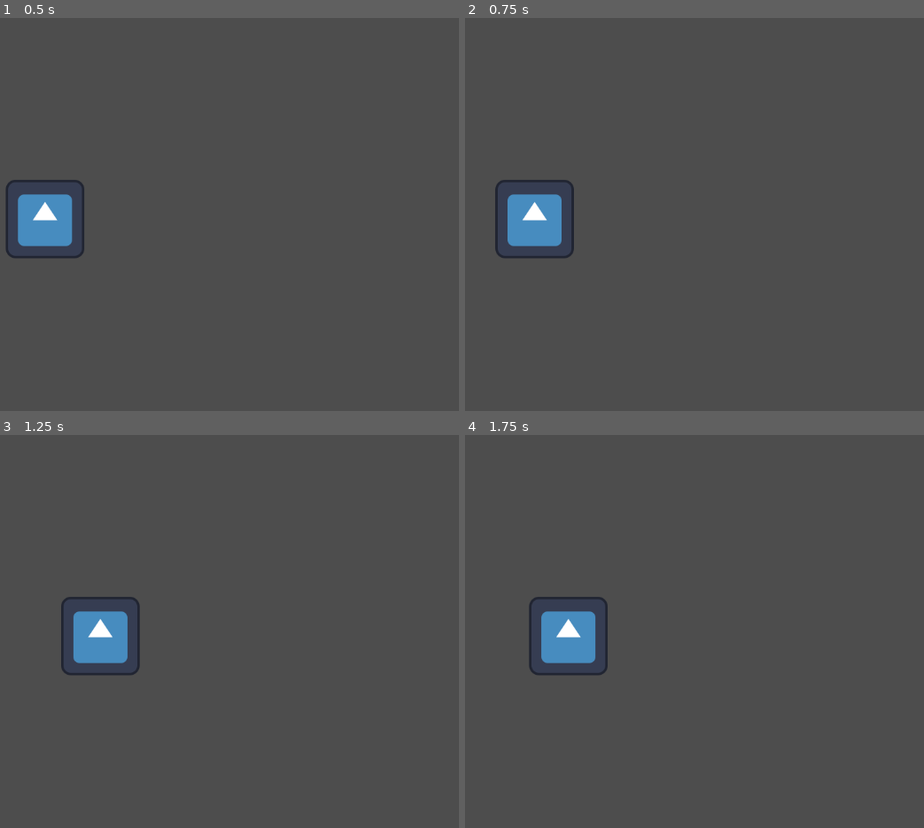
Above: before the commit, frames 1-4 (two rows, left to right).
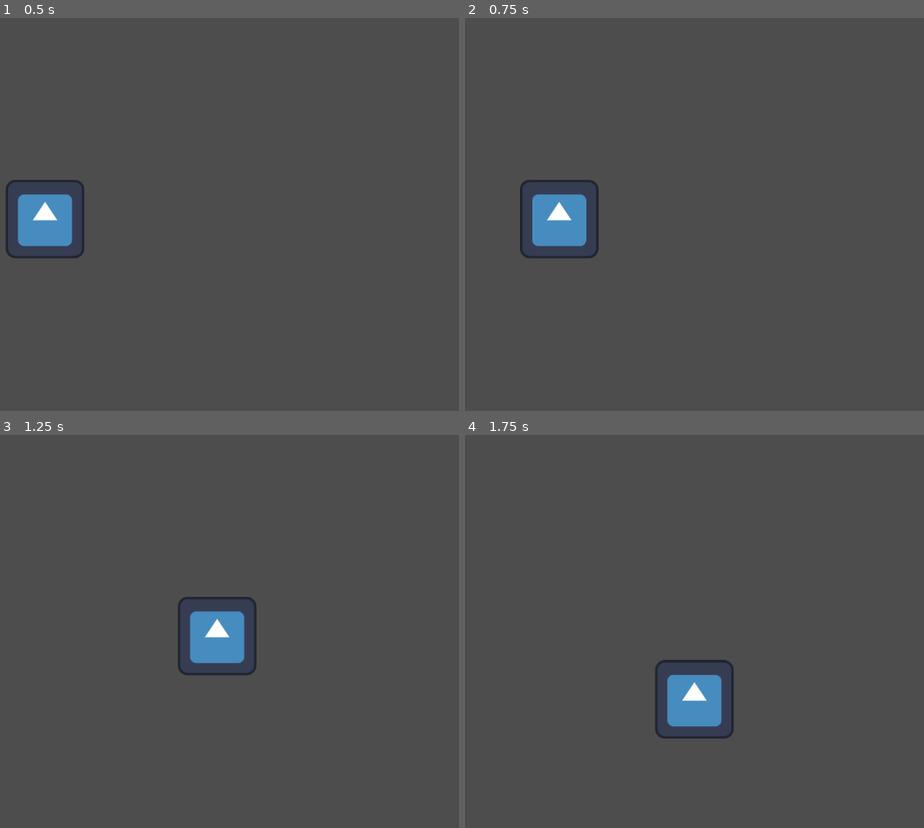
Above: after the commit, the same moments.

Repository: Prajith121/VideoGame
Game: Godot game, scene res://Player/player.tscn
Two runs of this game, one before a commit and one after it. Both use one fixed random seed, a clock stepped at 60 frames per second and the inputs below. Before the commit the project starts from res://player.tscn. The engine's default icon, where the game draws it, is replaced by a stand-in: a white triangle on a blue panel in a dark square.
Inputs (mouse positions are in pixels of both pictures, inside the frame that each line leads up to):
- Up to frame 1 (0.5 s): no input
- Up to frame 2 (0.75 s): tap Enter at 0.5 s; move the mouse to (832, 190) at 0.52 s; hold Right (ui_right) from 0.53 s (still down); hold Ctrl (SPRINT, bound only after the commit) from 0.53 s (still down); click (832, 190) at 0.67 s
- Up to frame 3 (1.25 s): keep holding Right (ui_right); keep holding Ctrl (SPRINT, bound only after the commit)
- Up to frame 4 (1.75 s): move the mouse to (533, 647) at 1.27 s; release Right (ui_right) at 1.28 s; release Ctrl (SPRINT, bound only after the commit) at 1.28 s; hold S (ui_down, bound only after the commit) from 1.28 s (still down); tap Ctrl (SPRINT, bound only after the commit) at 1.35 s; click (533, 647) at 1.42 s

Frame 1 is identical in both runs. In frame 2, 2.1% of the frame differs, in the area x 6-30%, y 41-62%; in frame 3, 4.0%; in frame 4, 4.0%, in the area x 13-59%, y 41-78%.

Commit message:
Added Docs cleaned up stuff increased move speed

Diff:
--- a/CharacterBody2D.gd
+++ b/Player/CharacterBody2D.gd
@@ -1,14 +1,16 @@
 extends CharacterBody2D
 
 
-const SPEED = 100.0
+const SPEED = 200.0
 const SPRINTSPEED = 400.0
 var SPRINTTIME = 200
 var CANSPRINT = true
-var mouse_left_down: bool = false
+
 func _physics_process(delta):
+
 	# Get the input direction and handle the movement/deceleration.
 	# As good practice, you should replace UI actions with custom gameplay actions.
+	var mouse_left_down: bool = Input.is_action_pressed("SPRINT")
 	var direction_x = Input.get_axis("ui_left", "ui_right")
 	var direction_y = Input.get_axis("ui_up", "ui_down")
 	if mouse_left_down:
@@ -27,20 +29,13 @@
 	v.y = y
 	return (v.normalized() * SPEED)
 
-func _input( event ):
-	if event is InputEventMouseButton:
-		if event.button_index == 1 and event.is_pressed():
-			mouse_left_down = true
-		elif event.button_index == 1 and not event.is_pressed():
-			mouse_left_down = false
-
 
 func _on_sprint_timer_timeout():
 	CANSPRINT = false
-	$Timer.start(-1)
+	$SprintStopTimer.start(-1)
 	$SprintTimer.stop()
 
-func _on_timer_timeout():
+func _on_sprint_stop_timer_timeout():
 	CANSPRINT = true
 	$SprintTimer.start(-1)
-	$Timer.stop()
+	$SprintStopTimer.stop()
--- a/player.tscn
+++ b/Player/player.tscn
@@ -1,7 +1,7 @@
-[gd_scene load_steps=4 format=3 uid="uid://dyiaui4csgey6"]
+[gd_scene load_steps=4 format=3 uid="uid://v7vnhixbm8if"]
 
-[ext_resource type="Script" path="res://CharacterBody2D.gd" id="1_8ek0h"]
-[ext_resource type="Texture2D" uid="uid://b6cajxerevw5t" path="res://icon.svg" id="2_43yhj"]
+[ext_resource type="Script" path="res://Player/CharacterBody2D.gd" id="1_y6tb1"]
+[ext_resource type="Texture2D" uid="uid://b6cajxerevw5t" path="res://icon.svg" id="2_2rob6"]
 
 [sub_resource type="RectangleShape2D" id="RectangleShape2D_i72xf"]
 size = Vector2(131, 128)
@@ -9,11 +9,11 @@
 [node name="Player" type="Node2D"]
 
 [node name="CharacterBody2D" type="CharacterBody2D" parent="."]
-script = ExtResource("1_8ek0h")
+script = ExtResource("1_y6tb1")
 
 [node name="Icon" type="Sprite2D" parent="CharacterBody2D"]
 position = Vector2(304, 335)
-texture = ExtResource("2_43yhj")
+texture = ExtResource("2_2rob6")
 
 [node name="CollisionShape2D" type="CollisionShape2D" parent="CharacterBody2D"]
 position = Vector2(304.5, 336)
@@ -25,8 +25,8 @@
 one_shot = true
 autostart = true
 
-[node name="Timer" type="Timer" parent="CharacterBody2D"]
+[node name="SprintStopTimer" type="Timer" parent="CharacterBody2D"]
 wait_time = 5.0
 
 [connection signal="timeout" from="CharacterBody2D/SprintTimer" to="CharacterBody2D" method="_on_sprint_timer_timeout"]
-[connection signal="timeout" from="CharacterBody2D/Timer" to="CharacterBody2D" method="_on_timer_timeout"]
+[connection signal="timeout" from="CharacterBody2D/SprintStopTimer" to="CharacterBody2D" method="_on_sprint_stop_timer_timeout"]
--- a/project.godot
+++ b/project.godot
@@ -11,6 +11,45 @@
 [application]
 
 config/name="game"
-run/main_scene="res://player.tscn"
+run/main_scene="res://Player/player.tscn"
 config/features=PackedStringArray("4.2", "Forward Plus")
 config/icon="res://icon.svg"
+
+[input]
+
+ui_left={
+"deadzone": 0.5,
+"events": [Object(InputEventKey,"resource_local_to_scene":false,"resource_name":"","device":0,"window_id":0,"alt_pressed":false,"shift_pressed":false,"ctrl_pressed":false,"meta_pressed":false,"pressed":false,"keycode":4194319,"physical_keycode":0,"key_label":0,"unicode":0,"echo":false,"script":null)
+, Object(InputEventJoypadButton,"resource_local_to_scene":false,"resource_name":"","device":0,"button_index":13,"pressure":0.0,"pressed":false,"script":null)
+, Object(InputEventJoypadMotion,"resource_local_to_scene":false,"resource_name":"","device":0,"axis":0,"axis_value":-1.0,"script":null)
+, Object(InputEventKey,"resource_local_to_scene":false,"resource_name":"","device":-1,"window_id":0,"alt_pressed":false,"shift_pressed":false,"ctrl_pressed":false,"meta_pressed":false,"pressed":false,"keycode":0,"physical_keycode":65,"key_label":0,"unicode":97,"echo":false,"script":null)
+]
+}
+ui_right={
+"deadzone": 0.5,
+"events": [Object(InputEventKey,"resource_local_to_scene":false,"resource_name":"","device":0,"window_id":0,"alt_pressed":false,"shift_pressed":false,"ctrl_pressed":false,"meta_pressed":false,"pressed":false,"keycode":4194321,"physical_keycode":0,"key_label":0,"unicode":0,"echo":false,"script":null)
+, Object(InputEventJoypadButton,"resource_local_to_scene":false,"resource_name":"","device":0,"button_index":14,"pressure":0.0,"pressed":false,"script":null)
+, Object(InputEventJoypadMotion,"resource_local_to_scene":false,"resource_name":"","device":0,"axis":0,"axis_value":1.0,"script":null)
+, Object(InputEventKey,"resource_local_to_scene":false,"resource_name":"","device":-1,"window_id":0,"alt_pressed":false,"shift_pressed":false,"ctrl_pressed":false,"meta_pressed":false,"pressed":false,"keycode":0,"physical_keycode":68,"key_label":0,"unicode":100,"echo":false,"script":null)
+]
+}
+ui_up={
+"deadzone": 0.5,
+"events": [Object(InputEventKey,"resource_local_to_scene":false,"resource_name":"","device":0,"window_id":0,"alt_pressed":false,"shift_pressed":false,"ctrl_pressed":false,"meta_pressed":false,"pressed":false,"keycode":4194320,"physical_keycode":0,"key_label":0,"unicode":0,"echo":false,"script":null)
+, Object(InputEventJoypadButton,"resource_local_to_scene":false,"resource_name":"","device":0,"button_index":11,"pressure":0.0,"pressed":false,"script":null)
+, Object(InputEventJoypadMotion,"resource_local_to_scene":false,"resource_name":"","device":0,"axis":1,"axis_value":-1.0,"script":null)
+, Object(InputEventKey,"resource_local_to_scene":false,"resource_name":"","device":-1,"window_id":0,"alt_pressed":false,"shift_pressed":false,"ctrl_pressed":false,"meta_pressed":false,"pressed":false,"keycode":0,"physical_keycode":87,"key_label":0,"unicode":119,"echo":false,"script":null)
+]
+}
+ui_down={
+"deadzone": 0.5,
+"events": [Object(InputEventKey,"resource_local_to_scene":false,"resource_name":"","device":-1,"window_id":0,"alt_pressed":false,"shift_pressed":false,"ctrl_pressed":false,"meta_pressed":false,"pressed":false,"keycode":83,"physical_keycode":0,"key_label":0,"unicode":115,"echo":false,"script":null)
+, Object(InputEventJoypadButton,"resource_local_to_scene":false,"resource_name":"","device":0,"button_index":12,"pressure":0.0,"pressed":false,"script":null)
+, Object(InputEventJoypadMotion,"resource_local_to_scene":false,"resource_name":"","device":0,"axis":1,"axis_value":1.0,"script":null)
+]
+}
+SPRINT={
+"deadzone": 0.5,
+"events": [Object(InputEventKey,"resource_local_to_scene":false,"resource_name":"","device":-1,"window_id":0,"alt_pressed":false,"shift_pressed":false,"ctrl_pressed":false,"meta_pressed":false,"pressed":false,"keycode":0,"physical_keycode":4194326,"key_label":0,"unicode":0,"echo":false,"script":null)
+]
+}
